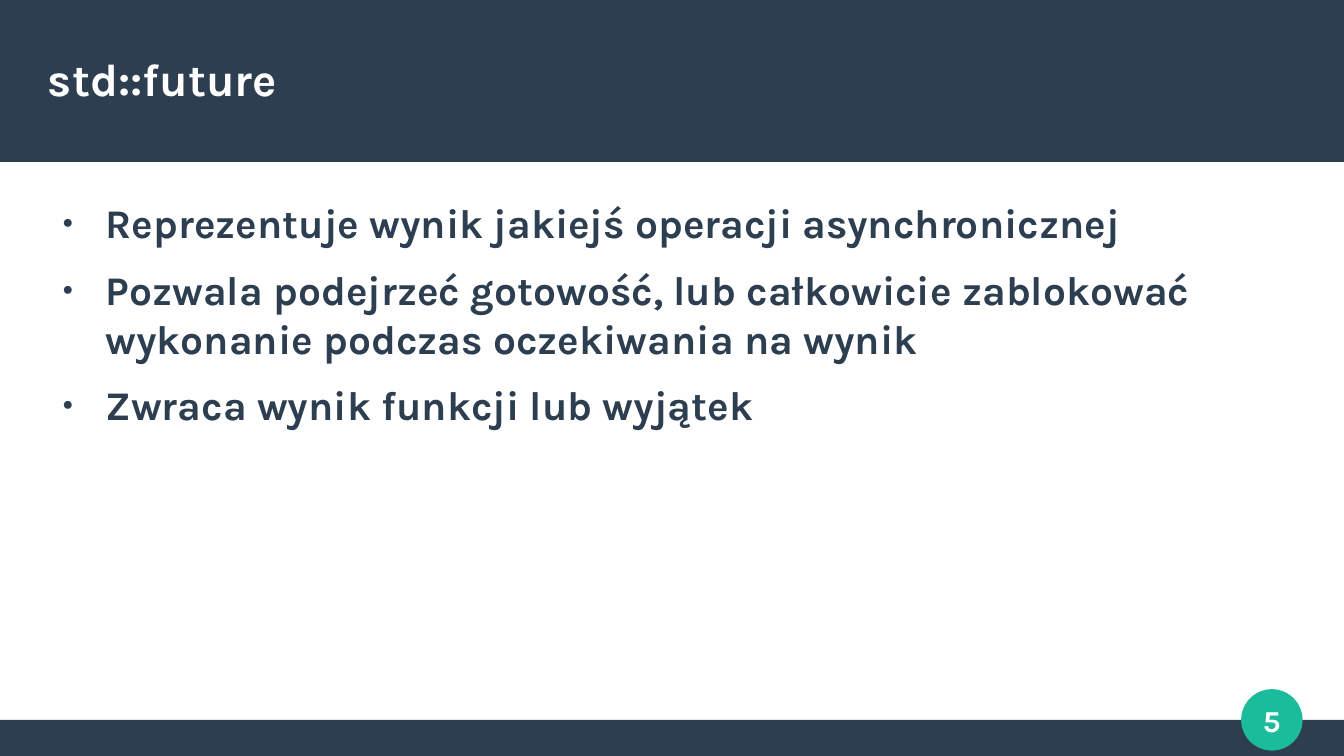
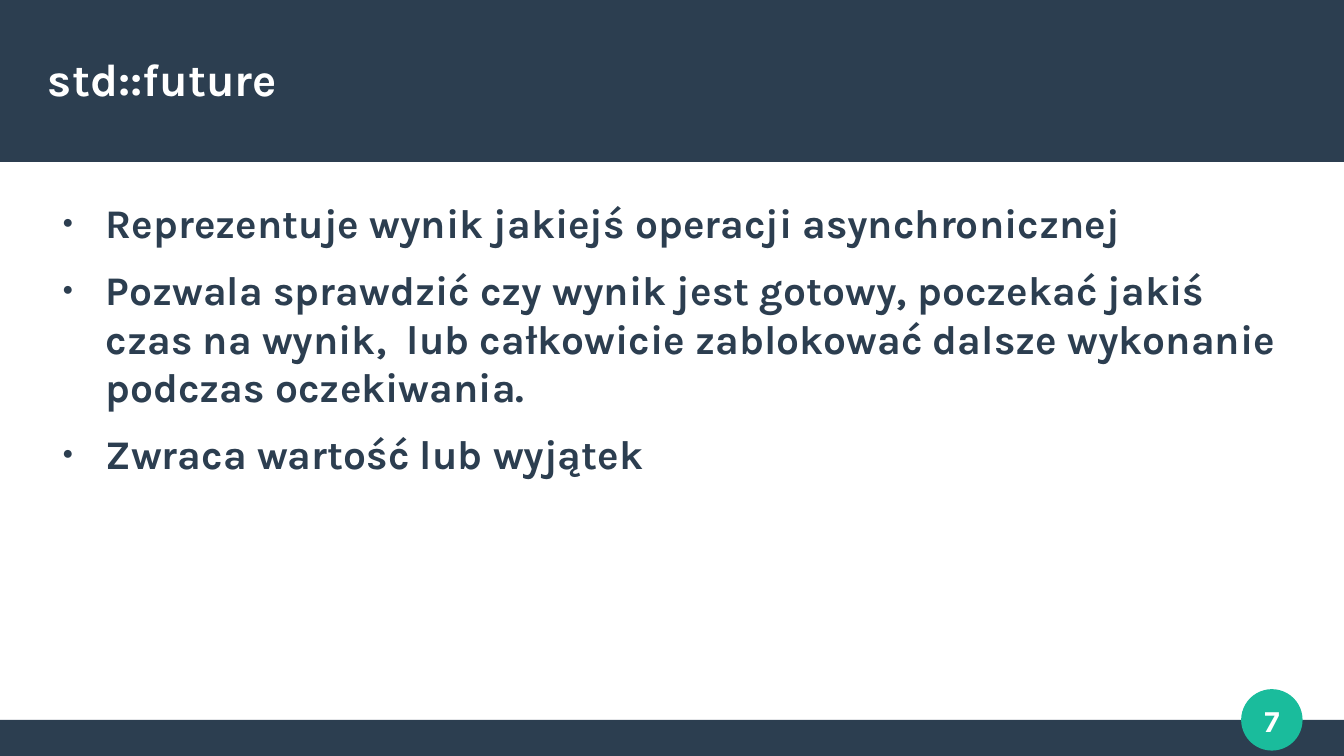
Before and after one commit to Crustacean1/Nitkowce, a slide deck: slide 7 of Prezka/Threads.odp (slide 5 before the commit). Drawn at 1344x756 pixels with LibreOffice and Linux fonts; fonts in the diff are those of the drawing. Boxes give left, top, right and bottom in pixels: in the first picture for what was removed or moved away, otherwise in the second. Text is boxed around its words. In the diff, an @@ line names an element or a change of style, - is before the commit and + after.

Commit message:
Presentation finished

```diff
--- a/Prezka/Threads.odp
+++ b/Prezka/Threads.odp
@@ text at (x1=106, y1=273, x2=1275, y2=479): text changed @@
-● Pozwala podejrzeć gotowość, lub całkowicie zablokować wykonanie podczas oczekiwania na wynik
-● Zwraca wynik funkcji lub wyjątek
+● Pozwala sprawdzić czy wynik jest gotowy, poczekać jakiś czas na wynik, lub całkowicie zablokować dalsze wykonanie podczas oczekiwania.
+● Zwraca wartość lub wyjątek
@@ page number at (x1=1264, y1=712, x2=1279, y2=732): text changed @@
-5
+7
```
Also in this commit, not shown: 4 other slides changed, 9 slides added, 3 slides removed.
